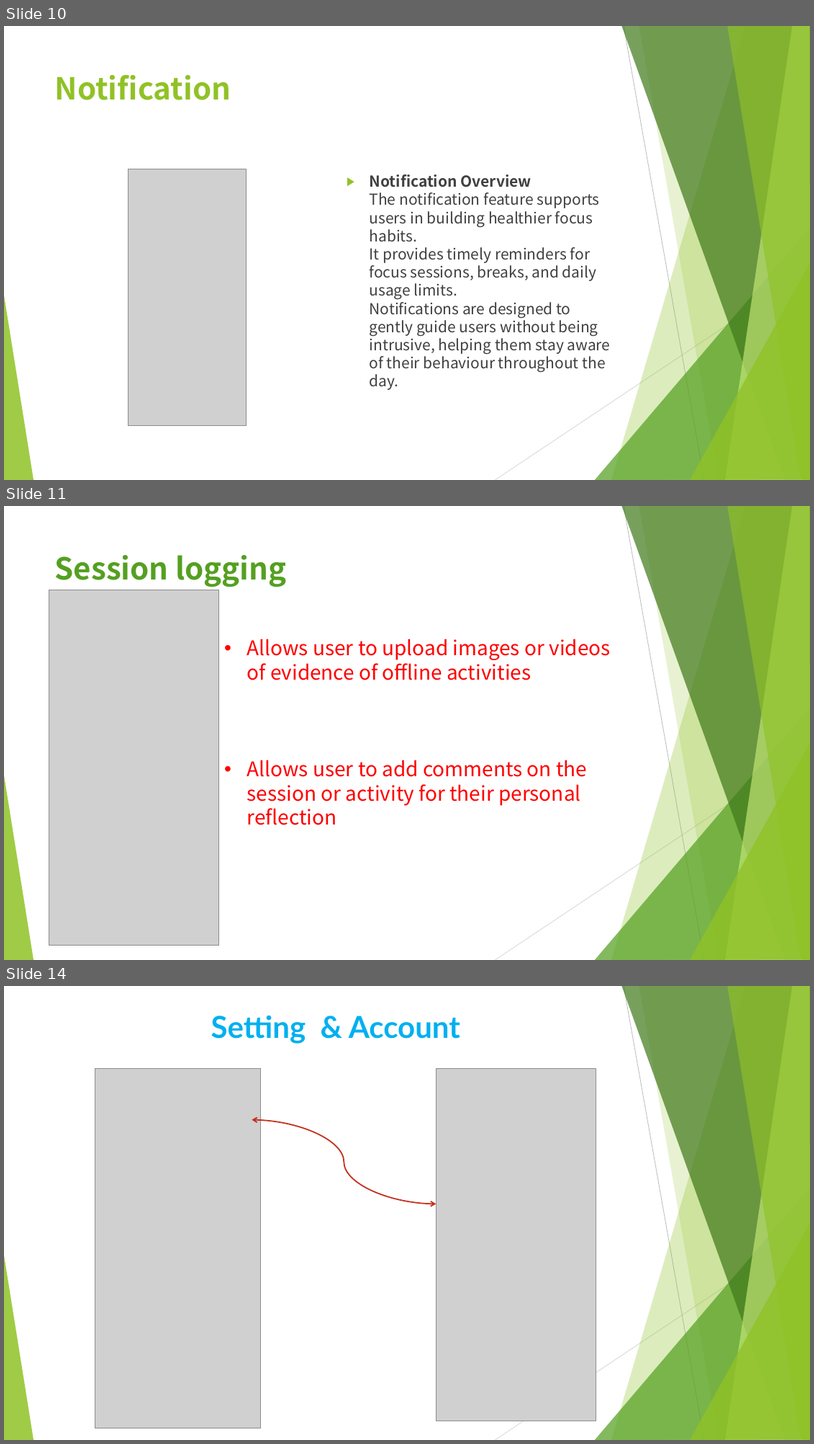
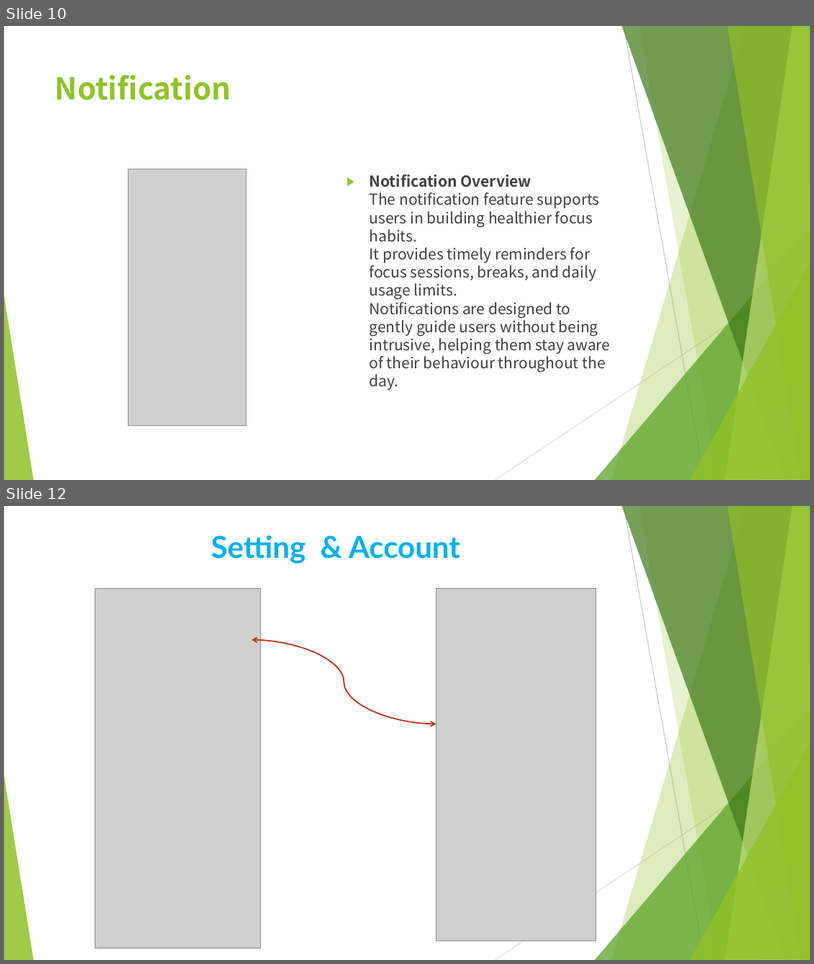
Before and after one commit to hkuspace-pu/comp2003hk-2526-group-group5, a slide deck: Computing Group Project_Group 5_V6.pptx. Shown one above the other, each under a label of ours: slides 10, 11 and 14 before the commit, slides 10 and 12 after it; the slides between them are not shown. The pictures are 814x1444 and 814x964 pixels, drawn with LibreOffice and Linux fonts; fonts in the diff are those of the drawing; grey boxes stand for pictures. Boxes give left, top, right and bottom in pixels: in the first picture for what was removed or moved away, otherwise in the second. Text is boxed around its words. In the diff, an @@ line names an element or a change of style, - is before the commit and + after.

```diff
--- a/Computing Group Project_Group 5_V6.pptx
+++ b/Computing Group Project_Group 5_V6.pptx
@@ slide 11 removed at <box>4,506,810,960</box>, background #FFFFFF; not listed: 10 template elements that a slide beside it also shows @@
@@ title removed at <box>55,555,286,587</box> @@
-Session logging
@@ picture removed at <box>49,590,219,945</box> @@
@@ text removed at <box>247,638,610,825</box> @@
-• Allows user to upload images or videos of evidence of offline activities
-• Allows user to add comments on the session or activity for their personal reflection
@@ what was slide 14 is now slide 12 @@
```
Also in this commit, not shown: 2 slides changed, 1 slide added, 2 other slides removed.
